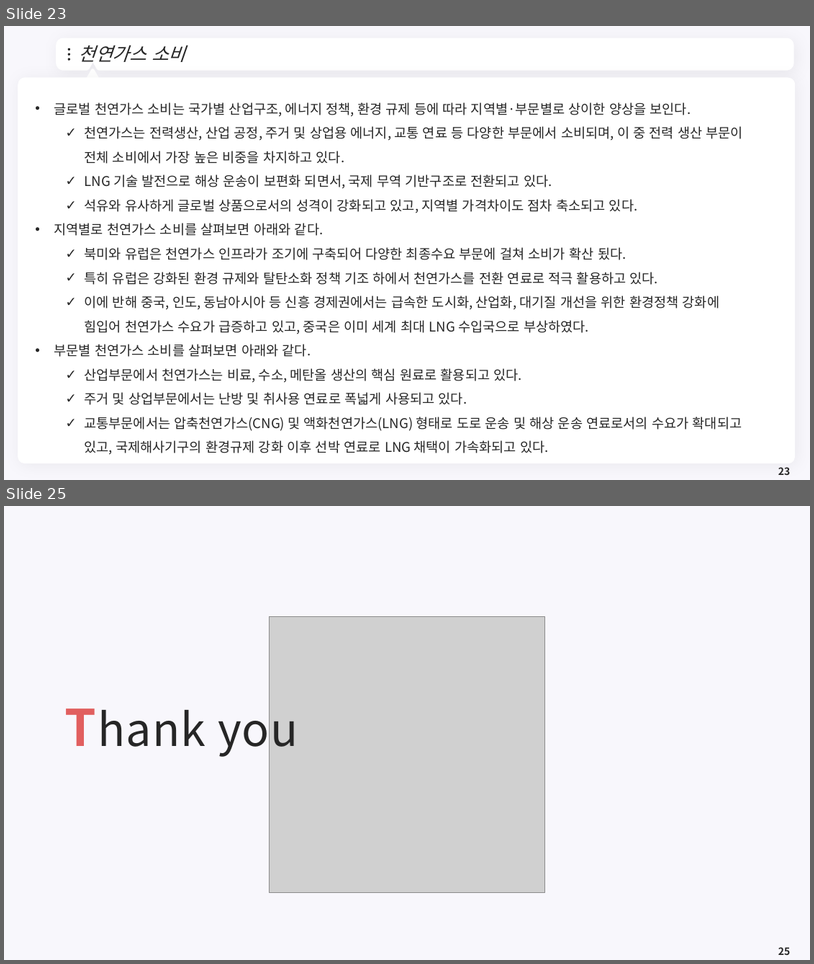
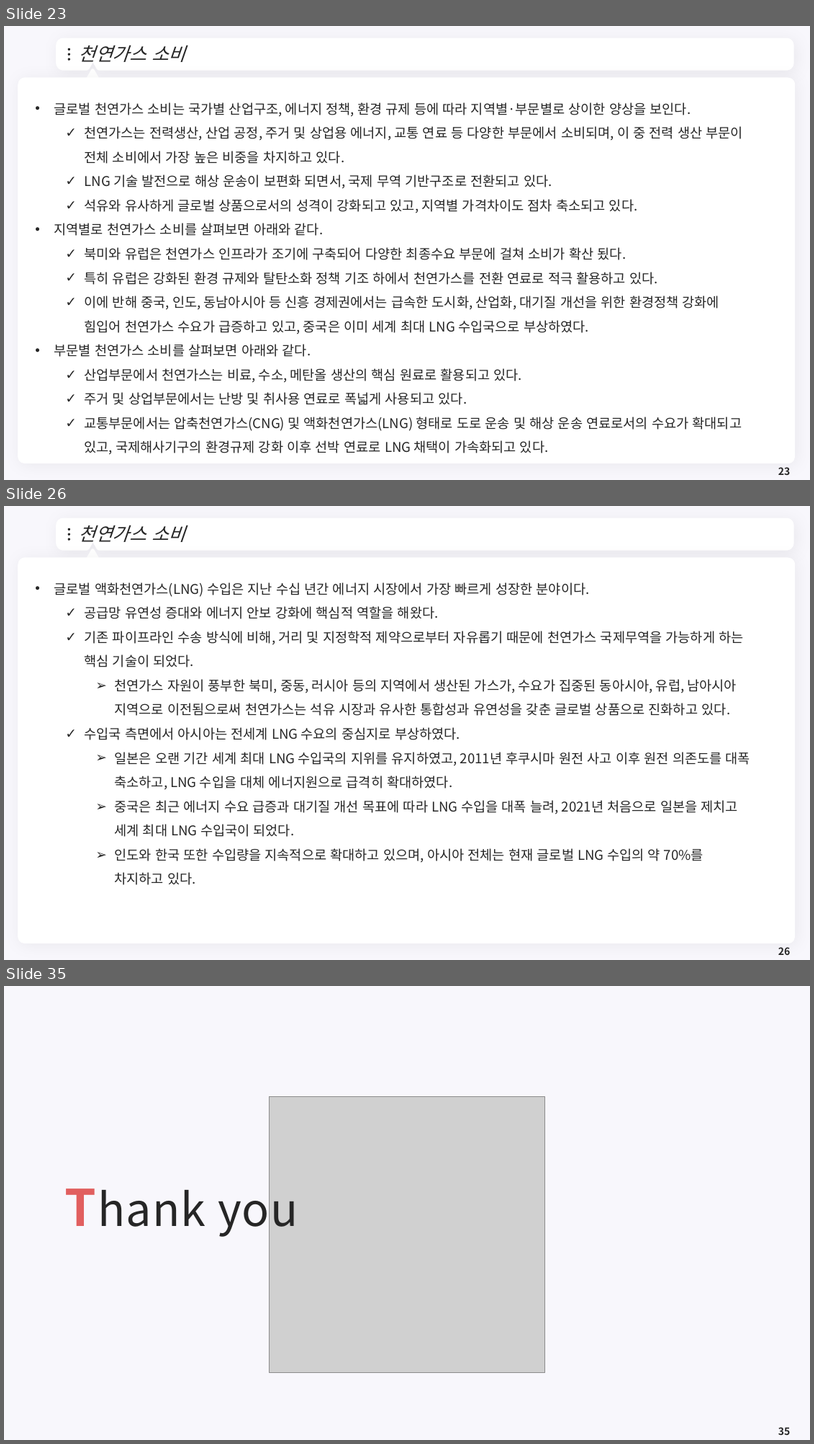
Before and after one commit to meandthey/Teaching, a slide deck: 에너지경제학/자원에너지경제학_Chapter_3 (가스).pptx. Shown one above the other, each under a label of ours: slides 23 and 25 before the commit, slides 23, 26 and 35 after it; the slides between them are not shown. The pictures are 814x964 and 814x1444 pixels, drawn with LibreOffice and Linux fonts; fonts in the diff are those of the drawing; grey boxes stand for pictures; background and template pictures are left out. Boxes give left, top, right and bottom in pixels: in the first picture for what was removed or moved away, otherwise in the second. Text is boxed around its words. In the diff, an @@ line names an element or a change of style, - is before the commit and + after.

```diff
--- a/에너지경제학/자원에너지경제학_Chapter_3 (가스).pptx
+++ b/에너지경제학/자원에너지경제학_Chapter_3 (가스).pptx
@@ slide 26 added at box(4, 506, 810, 960), background #F8F7FC; not listed: 7 template elements that a slide beside it also shows @@
@@ title added at box(79, 525, 185, 542), 22 pt, text #262626, italic @@
+천연가스 소비
@@ text added at box(54, 582, 751, 885), 16 pt, text #262626 @@
+• 글로벌 액화천연가스(LNG) 수입은 지난 수십 년간 에너지 시장에서 가장 빠르게 성장한 분야이다.
+  ✓ 공급망 유연성 증대와 에너지 안보 강화에 핵심적 역할을 해왔다.
+  ✓ 기존 파이프라인 수송 방식에 비해, 거리 및 지정학적 제약으로부터 자유롭기 때문에 천연가스 국제무역을 가능하게 하는 핵심 기술이 되었다.
+    ➢ 천연가스 자원이 풍부한 북미, 중동, 러시아 등의 지역에서 생산된 가스가, 수요가 집중된 동아시아, 유럽, 남아시아 지역으로 이전됨으로써 천연가스는 석유 시장과 유사한 통합성과 유연성을 갖춘 글로벌 상품으로 진화하고 있다.
+  ✓ 수입국 측면에서 아시아는 전세계 LNG 수요의 중심지로 부상하였다.
+    ➢ 일본은 오랜 기간 세계 최대 LNG 수입국의 지위를 유지하였고, 2011년 후쿠시마 원전 사고 이후 원전 의존도를 대폭 축소하고, LNG 수입을 대체 에너지원으로 급격히 확대하였다.
+    ➢ 중국은 최근 에너지 수요 급증과 대기질 개선 목표에 따라 LNG 수입을 대폭 늘려, 2021년 처음으로 일본을 제치고 세계 최대 LNG 수입국이 되었다.
+    ➢ 인도와 한국 또한 수입량을 지속적으로 확대하고 있으며, 아시아 전체는 현재 글로벌 LNG 수입의 약 70%를 차지하고 있다.
@@ page number added at box(779, 947, 790, 955), 12 pt, text #262626, bold @@
+26
@@ what was slide 25 is now slide 35 @@
@@ page number at box(779, 1427, 790, 1435): text changed @@
-25
+35
```
Also in this commit, not shown: 2 slides changed, 9 other slides added, 4 other files.
